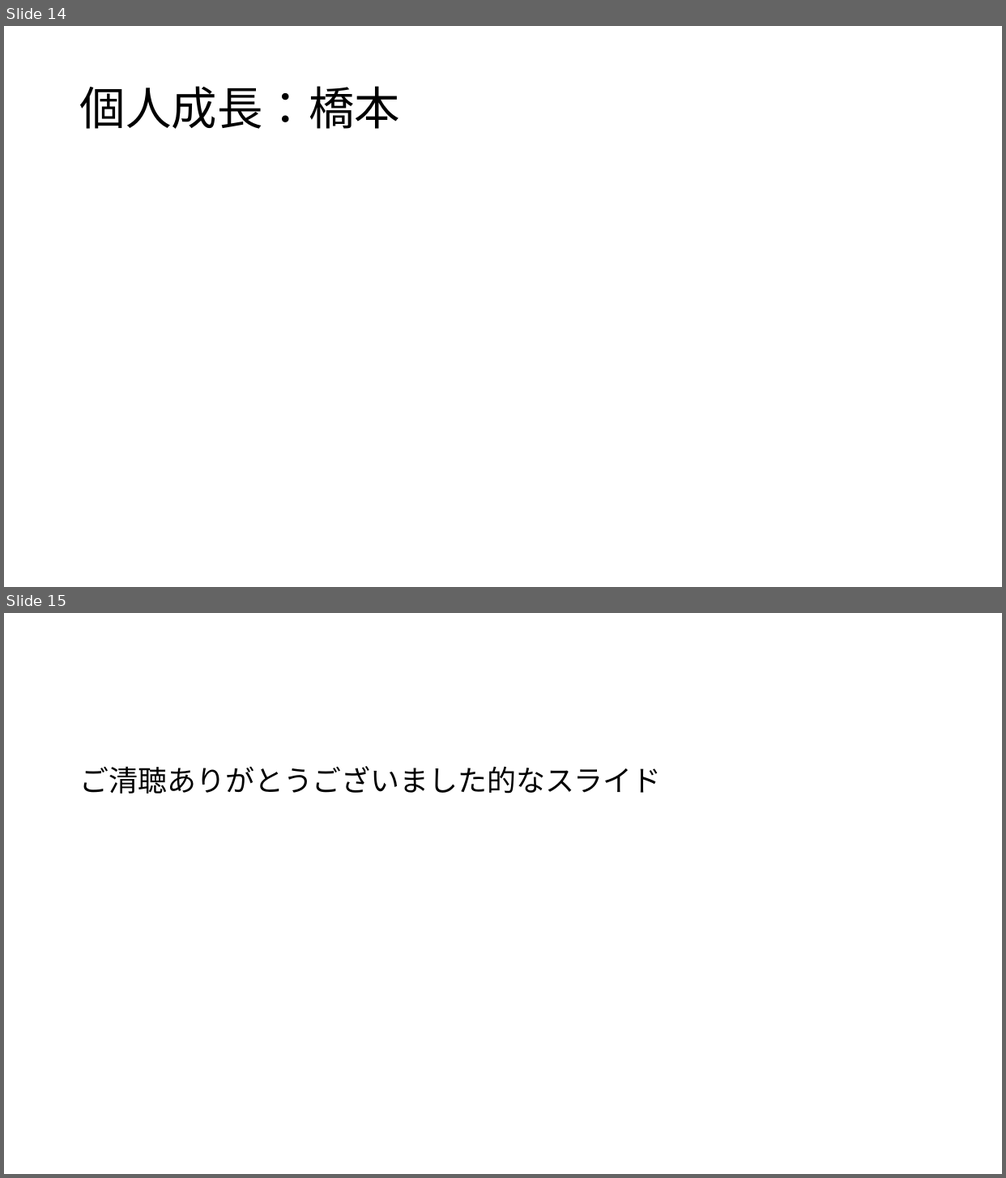
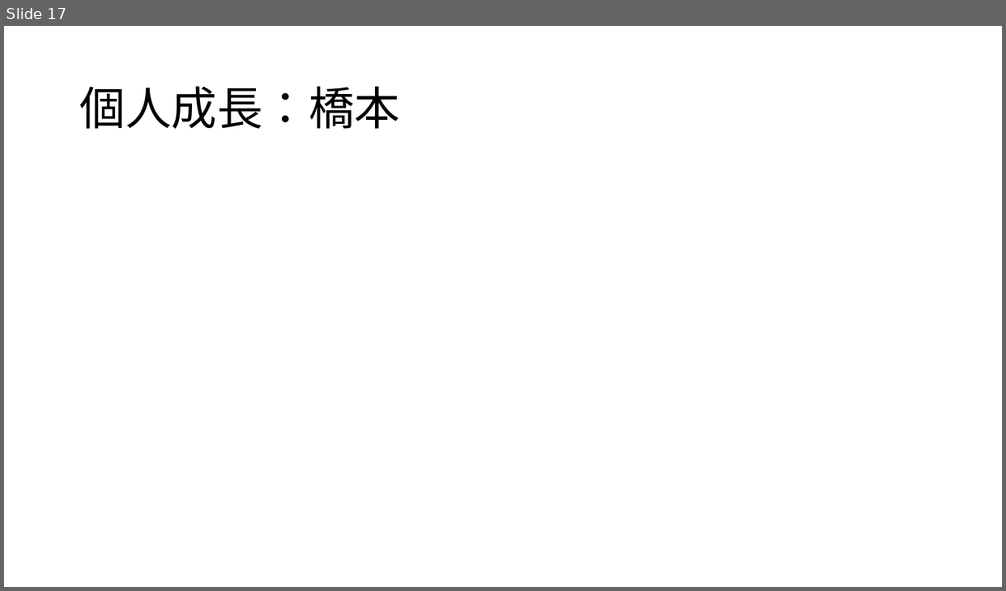
Before and after one commit to dojo2022/B-3, a slide deck: doc/B3炙りえんがわ_成果発表会資料.pptx. Shown one above the other, each under a label of ours: slides 14 and 15 before the commit, slide 17 after it. The pictures are 1006x1178 and 1006x591 pixels, drawn with LibreOffice and Linux fonts; fonts in the diff are those of the drawing. Boxes give left, top, right and bottom in pixels: in the first picture for what was removed or moved away, otherwise in the second. Text is boxed around its words. In the diff, an @@ line names an element or a change of style, - is before the commit and + after.

```diff
--- a/doc/B3炙りえんがわ_成果発表会資料.pptx
+++ b/doc/B3炙りえんがわ_成果発表会資料.pptx
@@ slide 15 removed at <box>4,613,1002,1174</box>, background #FFFFFF @@
@@ text removed at <box>80,766,662,794</box> @@
-ご清聴ありがとうございました的なスライド
@@ what was slide 14 is now slide 17 @@
```
Also in this commit, not shown: 3 slides changed, 4 slides added.
